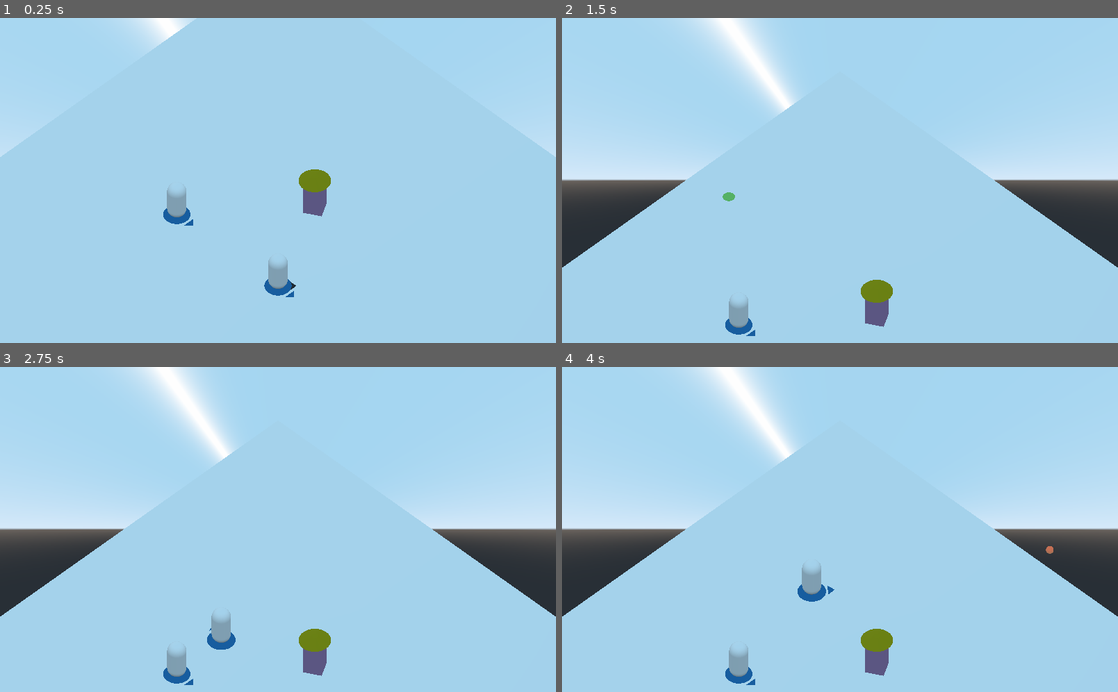
Above: before the commit, frames 1-4 (two rows, left to right).
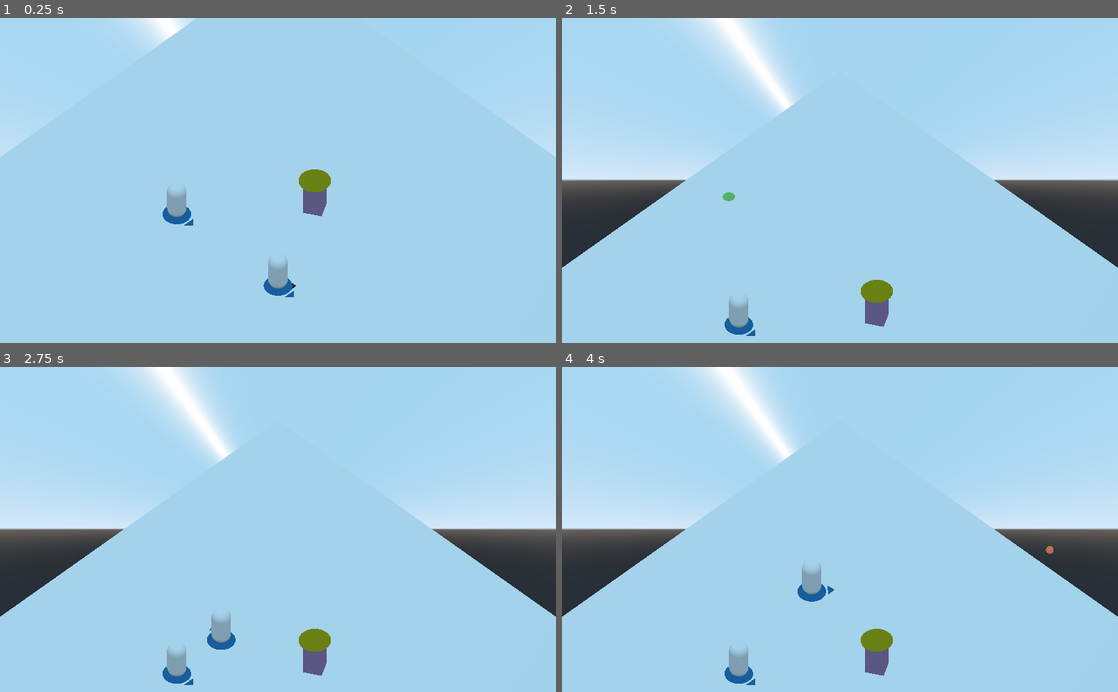
Above: after the commit, the same moments.

Repository: 2BytesGoat/godot-games
Game: Godot game, scene res://World.tscn
Two runs of this game, one before a commit and one after it. Both use one fixed random seed, a clock stepped at 60 frames per second and the inputs below.
Inputs (mouse positions are in pixels of both pictures, inside the frame that each line leads up to):
- Up to frame 1 (0.25 s): no input
- Up to frame 2 (1.5 s): move the mouse to (962, 164) at 0.52 s; tap Q (cast_spell_1) at 0.6 s; click (962, 164) at 0.67 s; move the mouse to (728, 196) at 1.27 s; right-click (728, 196) at 1.35 s; click (728, 196) at 1.42 s
- Up to frame 3 (2.75 s): move the mouse to (333, 458) at 2.02 s; tap Q (cast_spell_1) at 2.1 s; click (333, 458) at 2.17 s
- Up to frame 4 (4 s): move the mouse to (812, 594) at 2.77 s; right-click (812, 594) at 2.85 s; click (812, 594) at 2.92 s; move the mouse to (1006, 578) at 3.52 s; tap Q (cast_spell_1) at 3.6 s; click (1006, 578) at 3.67 s

The runs differ from the first frame. In frame 1, less than 0.1% of the frame differs, in the area x 29-53%, y 51-86%; in frame 2, less than 0.1%; in frame 3, less than 0.1%; in frame 4, less than 0.1%.

Commit message:
Updated - projectile knockback

Diff:
--- a/IHasMagic/Boxes/Hitbox.gd
+++ b/IHasMagic/Boxes/Hitbox.gd
@@ -1,3 +1,10 @@
 extends Area
 
 export var damage = 1
+var knockback_vector = Vector3.ZERO
+var knockback_power = 50
+onready var projectile = get_parent()
+
+func _process(_delta):
+	knockback_vector = projectile.global_transform.origin - projectile.launch_origin
+	knockback_vector = knockback_vector.normalized()
--- a/IHasMagic/Player/Player.gd
+++ b/IHasMagic/Player/Player.gd
@@ -1,10 +1,11 @@
 extends KinematicBody
 
 const move_speed = 550
+const FRICTION = 150
 
 var travel_path = []
 var travel_path_idx = 0
-var knockback = Vector3.ZERO
+var knockback_vector = Vector3.ZERO
 
 onready var nav: Navigation = get_parent()
 onready var status = $Status
@@ -14,7 +15,6 @@
 
 func _ready():
 	Input.set_mouse_mode(Input.MOUSE_MODE_CONFINED)
-	#pass
 
 func move_to(target_pos):
 	travel_path = nav.get_simple_path(global_transform.origin, target_pos)
@@ -35,6 +35,10 @@
 
 func _physics_process(delta):
 	var global_pos = global_transform.origin
+
+	knockback_vector = knockback_vector.move_toward(Vector3.ZERO, FRICTION * delta)
+	knockback_vector = move_and_slide(knockback_vector)
+
 	if travel_path_idx < travel_path.size():
 		var move_vec = (travel_path[travel_path_idx] - global_pos)
 		if move_vec.length() < 0.1:
@@ -47,5 +51,5 @@
 	queue_free()
 
 func _on_Hurtbox_area_entered(area):
-	print('cevaaa')
 	status.health -= area.damage
+	knockback_vector = area.knockback_vector * area.knockback_power
--- a/IHasMagic/Spells/Projectile.gd
+++ b/IHasMagic/Spells/Projectile.gd
@@ -4,7 +4,10 @@
 export var lifetime = 1.5
 
 var launch_origin
+var knockback_vector
 var death_timer
+
+onready var hitbox = $Hitbox
 
 func _ready():
 	launch_origin = global_transform.origin
--- a/IHasMagic/Status.gd
+++ b/IHasMagic/Status.gd
@@ -1,7 +1,7 @@
 extends Node
 
-export var max_health = 3 setget set_max_health
-var health = 3 setget set_health
+export var max_health = 100 setget set_max_health
+var health = 100 setget set_health
 
 signal no_health
 signal health_changed(value)
Not shown: 2 places in IHasMagic/Player/Player.tscn that only renumber resources
